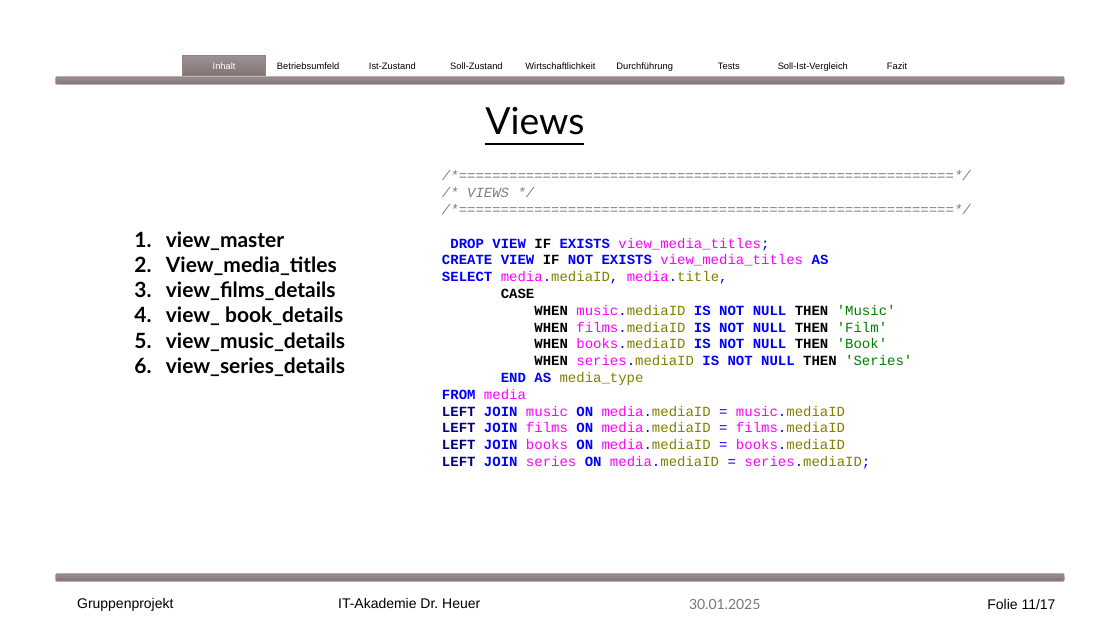
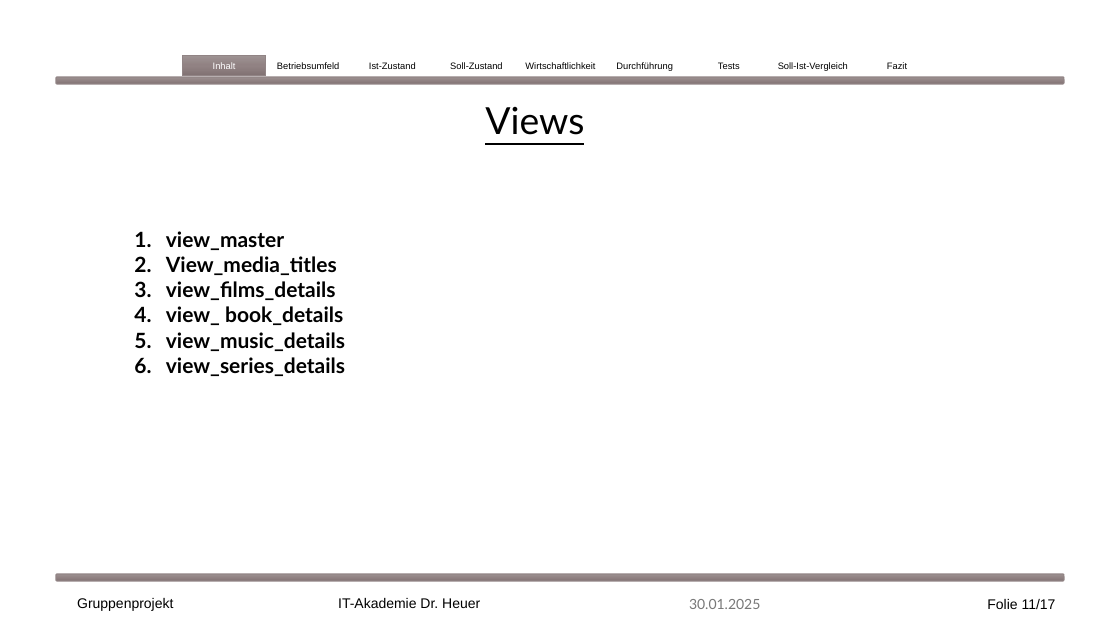
Before and after one commit to EkaterinaShmeleva/MediaManagementSystem, a slide deck: slide 11 of Medienverwaltungsdatenbank Gruppe1.pptx. Drawn at 1120x630 pixels with LibreOffice and Linux fonts; fonts in the diff are those of the drawing. Boxes give left, top, right and bottom in pixels: in the first picture for what was removed or moved away, otherwise in the second. Text is boxed around its words. In the diff, an @@ line names an element or a change of style, - is before the commit and + after.

```diff
--- a/Medienverwaltungsdatenbank Gruppe1.pptx
+++ b/Medienverwaltungsdatenbank Gruppe1.pptx
@@ text removed at [442,188,912,469] @@
-/*===========================================================*/
-/* VIEWS */
-/*===========================================================*/
-DROP VIEW IF EXISTS view_media_titles;
-CREATE VIEW IF NOT EXISTS view_media_titles AS
-SELECT media.mediaID, media.title,
-CASE
-WHEN music.mediaID IS NOT NULL THEN 'Music'
-WHEN films.mediaID IS NOT NULL THEN 'Film'
-WHEN books.mediaID IS NOT NULL THEN 'Book'
-WHEN series.mediaID IS NOT NULL THEN 'Series'
-END AS media_type
-FROM media
-LEFT JOIN music ON media.mediaID = music.mediaID
-LEFT JOIN films ON media.mediaID = films.mediaID
-LEFT JOIN books ON media.mediaID = books.mediaID
-LEFT JOIN series ON media.mediaID = series.mediaID;
```
Also in this commit, not shown: 5 other slides changed, 1 slide added, 2 other files.
